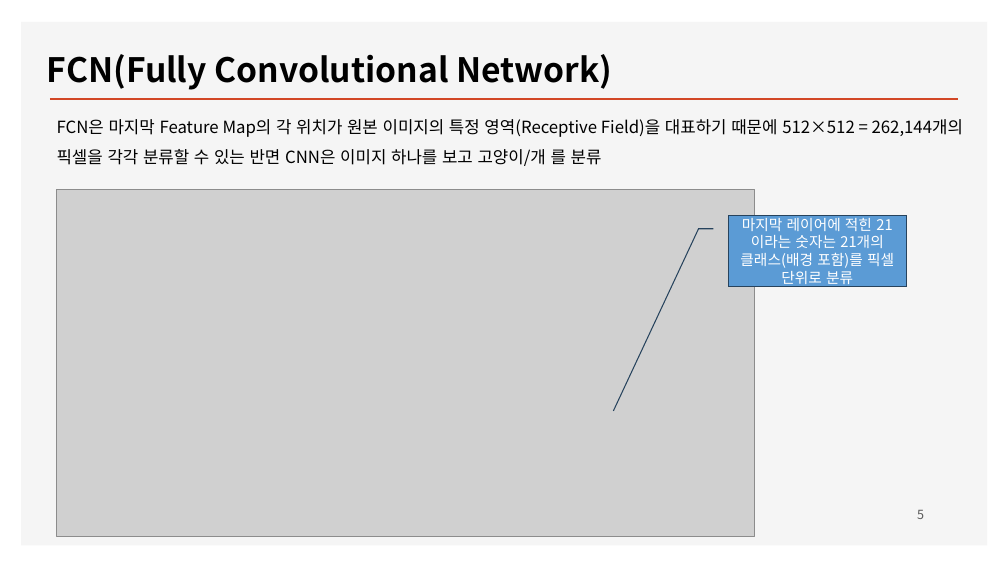
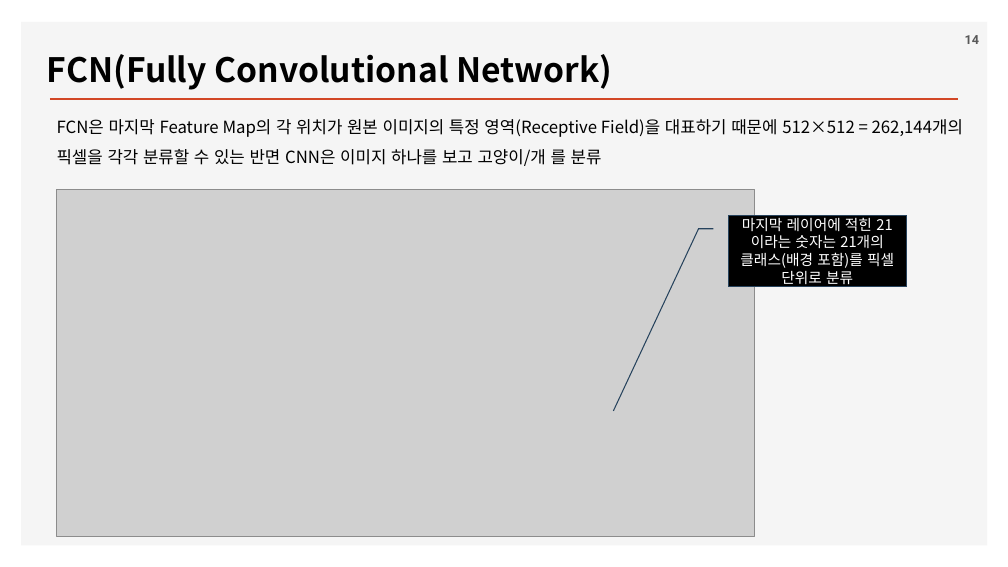
Before and after one commit to ancestor9/2026_Fall_Deep-Learning-with-Python, a slide deck: slide 14 of Chapter 11 Image segmentation.pptx (slide 5 before the commit). Drawn at 1008x567 pixels with LibreOffice and Linux fonts; fonts in the diff are those of the drawing; grey boxes stand for pictures; background and template pictures are left out. Boxes give left, top, right and bottom in pixels: in the first picture for what was removed or moved away, otherwise in the second. Text is boxed around its words. In the diff, an @@ line names an element or a change of style, - is before the commit and + after.

```diff
--- a/Chapter 11 Image segmentation.pptx
+++ b/Chapter 11 Image segmentation.pptx
@@ page number added at [965,35,979,44], 12 pt, text #595959, bold @@
+14
@@ border callout "마지막 레이어에 적힌 21이라는 숫자는 ..." at [728,216,907,287]: fill #5B9BD5 to #000000 @@
@@ page number removed at [917,510,924,519] @@
-5
```
Also in this commit, not shown: 10 other slides changed, 15 slides added.
